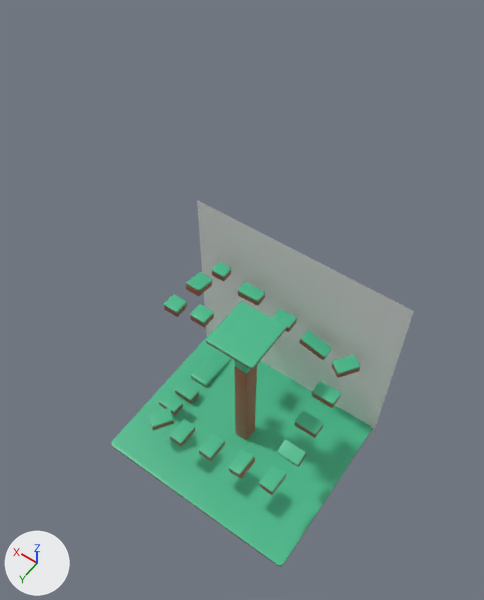
The Blender file JumpUp!/map.blend as it was, and as the next commit left it.
The view is the same before and after, from a camera (50 mm lens) standing at (-43.2, 61.1, 149.5) and looking at (3.2, -3.9, 47.3). Every picture has the same lights, and +X, +Y and +Z are marked at lower left.

Objects in the first picture: 'tileHigh_forest.013', 'tileHigh_forest.016', 'tileHigh_forest.017', 'tileLarge_forest', 'tileLarge_forest.001', 'tileSlopeLowMedium_forest', '平面', '平面.001', '平面.002', '平面.003'.
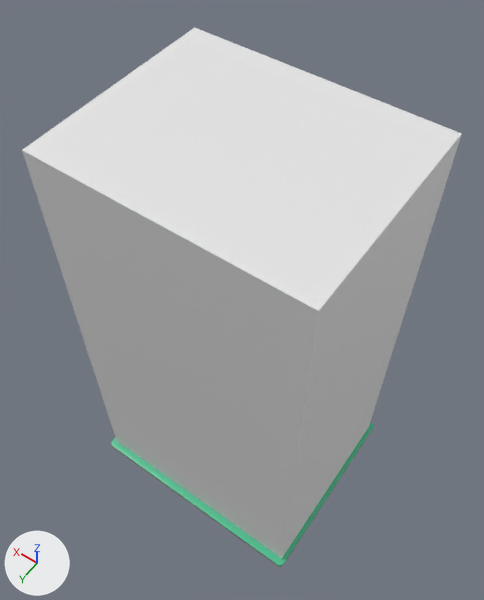
Patch to the scene script:
```diff
--- a/JumpUp!/map.blend.py
+++ b/JumpUp!/map.blend.py
@@ me_cube @@
+me_cube.from_pydata(...)  # a box spanning x -1.0..1.0, y -1.0..1.0, z -1.0..1.0
@@ ob_tilehigh_forest_013 @@
-ob_tilehigh_forest_013 = bpy.data.objects.new('tileHigh_forest.013', me_cube_013)
-ob_tilehigh_forest_013.location = (9.1, -15.7, 31.9)
-ob_tilehigh_forest_013.rotation_euler = (1.571, 0.0, 4.736)  # degrees (90, 0, 271)
-ob_tilehigh_forest_013.scale = (1.54, 1.0, 2.72)
@@ ob_tilehigh_forest_016 @@
-ob_tilehigh_forest_016 = bpy.data.objects.new('tileHigh_forest.016', me_cube_017)
-ob_tilehigh_forest_016.location = (10.8, -0.6, 39.0)
-ob_tilehigh_forest_016.rotation_euler = (1.571, 0.0, 3.142)  # degrees (90, 0, 180)
-ob_tilehigh_forest_016.scale = (1.82, 1.0, 1.66)
@@ ob_平面 @@
-ob_平面 = bpy.data.objects.new('平面', me_平面)
-ob_平面.location = (25.2, 0.0, 23.2)
-ob_平面.rotation_euler = (0.0, 1.571, 0.0)  # degrees (0, 90, 0)
-ob_平面.scale = (25.5, 20.9, 1.0)
@@ ob_平面_001 @@
-ob_平面_001 = bpy.data.objects.new('平面.001', me_平面_001)
-ob_平面_001.location = (-25.0, 0.0, 23.2)
-ob_平面_001.rotation_euler = (0.0, 1.571, 0.0)  # degrees (0, 90, 0)
-ob_平面_001.scale = (25.5, 20.9, 1.0)
@@ ob_平面_002 @@
-ob_平面_002 = bpy.data.objects.new('平面.002', me_平面_002)
-ob_平面_002.location = (0.6, 20.0, 23.2)
-ob_平面_002.rotation_euler = (1.571, 1.571, 0.0)  # degrees (90, 90, 0)
-ob_平面_002.scale = (25.5, 25.9, 1.0)
@@ ob_平面_003 @@
-ob_平面_003 = bpy.data.objects.new('平面.003', me_平面_003)
-ob_平面_003.location = (0.6, -19.7, 23.2)
-ob_平面_003.rotation_euler = (1.571, 1.571, 0.0)  # degrees (90, 90, 0)
-ob_平面_003.scale = (25.5, 25.9, 1.0)
@@ ob_cube @@
+ob_cube = bpy.data.objects.new('Cube', me_cube)
+ob_cube.location = (0.0, 0.0, 44.9)
+ob_cube.scale = (23.8, 19.2, 44.6)
```

Boxes [x1, y1, x2, y2] around the edits, measured in the pictures (484 x 600 px):
'Cube', added
    after: [22, 27, 462, 558]
'平面.002', deleted
    before: [66, 321, 301, 570]
'平面.003', deleted
    before: [197, 200, 414, 435]
'平面', deleted
    before: [67, 200, 210, 448]
'平面.001', deleted
    before: [282, 309, 415, 571]
'tileHigh_forest.013', deleted
    before: [238, 282, 265, 306]
    faces in mat_green_016 (green #48bc8d): [238, 282, 265, 302]
'tileHigh_forest.016', deleted
    before: [190, 304, 214, 327]
    faces in mat_green_020 (green #48bc8d): [190, 304, 214, 323]
'tileLarge_forest', unchanged, covered by the edit
    before: [111, 332, 343, 566]
    after: [111, 422, 373, 566]
'tileLarge_forest.001', unchanged, covered by the edit
    before: [206, 301, 286, 370]
'tileHigh_forest.017', unchanged, covered by the edit
    before: [234, 360, 257, 439]
